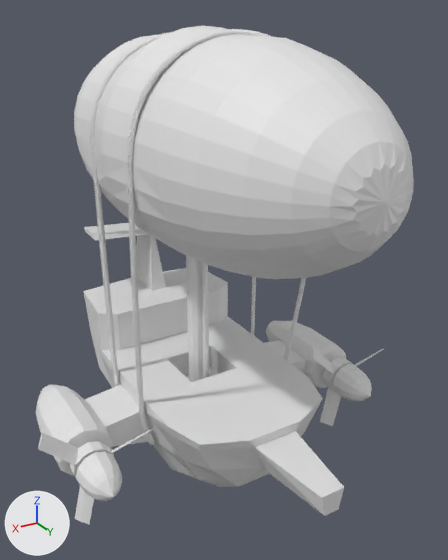
An edit to the Blender file Boat5 point 5.blend, drawn before and after from the same camera.
The view is the same before and after, from a camera (50 mm lens) standing at (10.11, 18.54, 15.92) and looking at (-0.66, 0.59, 6.95). The lights are fixed; the arrows at lower left show +X, +Y and +Z.
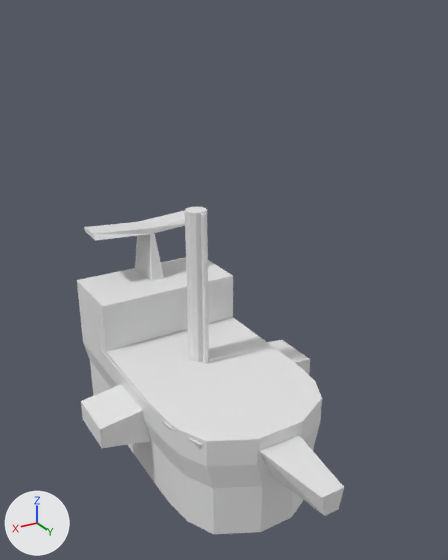
Where the change shows, as pixel boxes [x1, y1, x2, y2] in the pictures (448 x 560 px):
```json
{"object": "Cylinder", "change": "hidden", "before": [74, 25, 414, 279]}
{"object": "Cube.001", "change": "shown", "after": [77, 257, 322, 534]}
{"object": "Circle.003", "change": "hidden", "before": [89, 29, 306, 445]}
{"object": "Right propeller engine", "change": "hidden", "before": [36, 385, 122, 501]}
{"object": "Left propeller engine", "change": "hidden", "before": [266, 321, 372, 401]}
{"object": "Right propeller blade", "change": "hidden", "before": [38, 429, 153, 524]}
{"object": "Left propeller blade", "change": "hidden", "before": [312, 346, 384, 426]}
{"object": "Cube", "change": "unchanged, covered by the edit", "before": [83, 223, 344, 516], "after": [81, 210, 344, 516]}
```

The change, as JSON lines over the scene's bpy script:
```json
{"block": "me_cube_002", "where": "# used by ob_cube_001; location = (0.0, 0.0, 0.0)"}
{"op": "remove", "block": "me_cube_002", "code": "me_cube_002.from_pydata(...)  # 254 vertices, 252 faces; spans x -2.5..2.5, y -5.5..4.5, z -0.5..5.5"}
{"op": "add", "block": "me_cube_002", "code": "me_cube_002.from_pydata(...)  # 272 vertices, 270 faces; spans x -2.98..2.98, y -5.5..5.24, z -0.5..5.5"}
{"block": "me_cube_002", "change": "me_cube_002 part 1: 226 vertices removed from x -2.5..2.5, y -5.5..4.5, z -0.5..5.5; 244 vertices added at x -2.98..2.98, y -5.5..5.24, z -0.5..5.5"}
{"op": "add", "block": "ob_right_propeller_engine", "code": "ob_right_propeller_engine.hide_set(True)"}
{"op": "add", "block": "ob_right_propeller_blade", "code": "ob_right_propeller_blade.hide_set(True)"}
{"op": "add", "block": "ob_left_propeller_engine", "code": "ob_left_propeller_engine.hide_set(True)"}
{"op": "add", "block": "ob_left_propeller_blade", "code": "ob_left_propeller_blade.hide_set(True)"}
{"op": "add", "block": "ob_cylinder", "code": "ob_cylinder.hide_set(True)"}
{"op": "add", "block": "ob_circle_003", "code": "ob_circle_003.hide_set(True)"}
{"op": "remove", "block": "ob_cube_001", "code": "ob_cube_001.hide_set(True)"}
```
